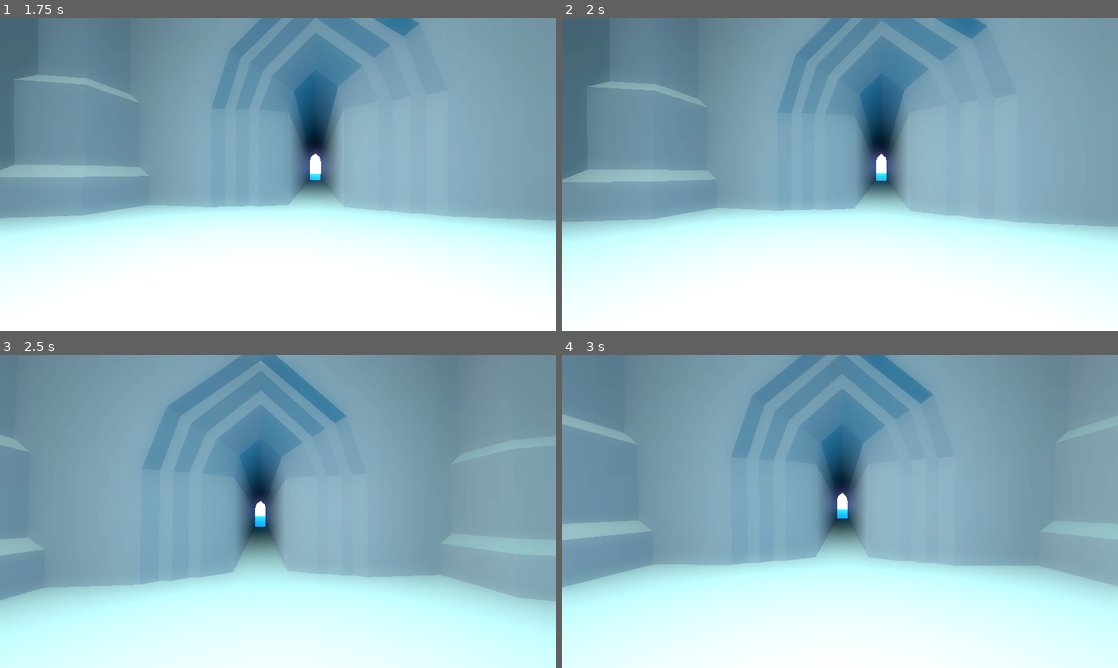
Above: before the commit, frames 1-4 (two rows, left to right).
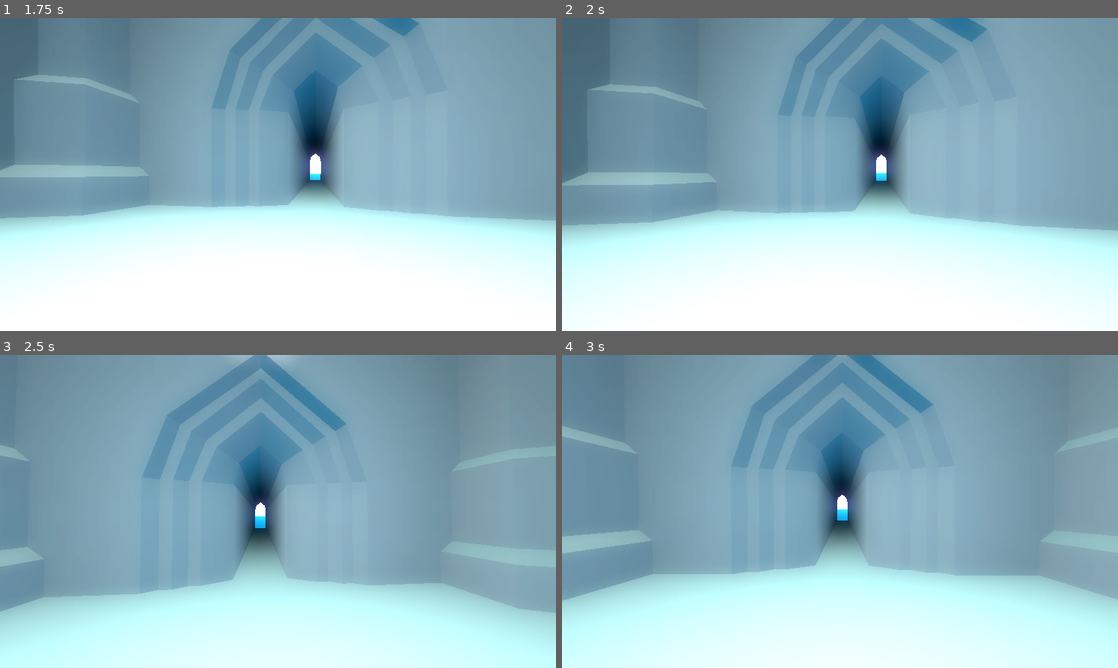
Above: after the commit, the same moments.

Repository: init-Sense/octant
Game: Godot game, scene res://scenes/level/octagon.tscn
Same seed, same stepped clock (60 frames per second), same inputs: the game is played once before the commit and once after it. A sky picture missing from this copy of the repository is replaced by a grey-blue gradient.
Inputs (mouse positions are in pixels of both pictures, inside the frame that each line leads up to):
- Up to frame 1 (1.75 s): move the mouse to (305, 174) at 0.52 s; hold Q (debug_crouch_up) from 0.53 s (still down); tap Space (jump) at 0.6, 0.77, 1.07, 1.52, 1.55 s; move the mouse to (250, 174) at 1.27 s; tap Shift (sprint) at 1.35 s
- Up to frame 2 (2 s): keep holding Q (debug_crouch_up); tap Space (jump) at 1.82 s
- Up to frame 3 (2.5 s): keep holding Q (debug_crouch_up); move the mouse to (289, 505) at 2.02 s; tap Space (jump) at 2.1 s
- Up to frame 4 (3 s): keep holding Q (debug_crouch_up); move the mouse to (834, 517) at 2.77 s; tap Shift (sprint) at 2.85 s

Frame 1 is identical in both runs. In frame 2, 2.5% of the frame differs, in the area x 0-100%, y 0-68%; in frame 3, 8.2%; in frame 4, 12%, in the area x 0-100%, y 0-82%.

Commit message:
feat: Added inertia again but more controllable. Added a bit of variation between jumps in order to make it more interesting

Diff:
--- a/scripts/player/jump.gd
+++ b/scripts/player/jump.gd
@@ -11,11 +11,19 @@
 const JUMPING_SPEED: float = 7.0
 const MIDAIR_CONTROL: float = 0.8
 const MOMENTUM_FACTOR: float = 0.6
+const MIN_MOMENTUM_SPEED: float = 0.3
+const MAX_MOMENTUM_SPEED: float = 2.0
+const MOMENTUM_REDUCTION_FACTOR: float = 0.6
+const JUMP_HEIGHT_VARIATION: float = 0.2
+const MOMENTUM_VARIATION: float = 0.15
 #endregion
 
 #region VARIABLES
 var is_jump_requested: bool = false
 var jump_momentum: Vector3 = Vector3.ZERO
+var horizontal_momentum: Vector2 = Vector2.ZERO
+var initial_speed: float = 0.0
+var rng = RandomNumberGenerator.new()
 #endregion
 
 #region SIGNALS
@@ -24,6 +32,9 @@
 #endregion
 
 #region LIFECYCLE
+func _ready() -> void:
+	rng.randomize()
+
 func _physics_process(delta: float) -> void:
 	handle_jump()
 	apply_midair_control(delta)
@@ -35,28 +46,55 @@
 func up() -> void:
 	if not player.is_jumping() and player.is_on_floor():
 		is_jump_requested = true
+		horizontal_momentum = Vector2(direction.velocity_vector.x, direction.velocity_vector.z)
+		initial_speed = horizontal_momentum.length()
 		emit_signal("jumped")
 
 func handle_jump() -> void:
 	if is_jump_requested and player.is_on_floor():
-		direction.velocity_vector.y = JUMPING_SPEED
-		jump_momentum = direction.velocity_vector * MOMENTUM_FACTOR
+		var jump_variation = 1.0 + rng.randf_range(-JUMP_HEIGHT_VARIATION, JUMP_HEIGHT_VARIATION)
+		direction.velocity_vector.y = JUMPING_SPEED * jump_variation
+
+		var momentum_variation = 1.0 + rng.randf_range(-MOMENTUM_VARIATION, MOMENTUM_VARIATION)
+		jump_momentum = direction.velocity_vector * MOMENTUM_FACTOR * momentum_variation
+
 		player.set_jumping()
 		is_jump_requested = false
 
 func apply_midair_control(delta: float) -> void:
 	if not player.is_on_floor():
-		var target_velocity = direction.target_velocity * MIDAIR_CONTROL
+		var input_dir = get_input_direction()
+		var target_velocity: Vector3
+
+		if input_dir.length() > 0.1:
+			target_velocity = direction.target_velocity * MIDAIR_CONTROL
+		else:
+			var momentum_speed = clamp(initial_speed, MIN_MOMENTUM_SPEED, MAX_MOMENTUM_SPEED)
+			var momentum_factor = inverse_lerp(MIN_MOMENTUM_SPEED, MAX_MOMENTUM_SPEED, momentum_speed)
+			var preserved_speed = lerp(MIN_MOMENTUM_SPEED, initial_speed, momentum_factor) * MOMENTUM_REDUCTION_FACTOR
+			target_velocity = Vector3(horizontal_momentum.x, 0, horizontal_momentum.y).normalized() * preserved_speed
+
 		direction.velocity_vector.x = move_toward(direction.velocity_vector.x, target_velocity.x, motion.DECELERATION * delta)
 		direction.velocity_vector.z = move_toward(direction.velocity_vector.z, target_velocity.z, motion.DECELERATION * delta)
 
 func apply_momentum(delta: float) -> void:
 	if not player.is_on_floor():
-		direction.velocity_vector = direction.velocity_vector.lerp(jump_momentum, MOMENTUM_FACTOR * delta)
+		var reduced_momentum = jump_momentum * MOMENTUM_REDUCTION_FACTOR
+		direction.velocity_vector = direction.velocity_vector.lerp(reduced_momentum, MOMENTUM_FACTOR * delta)
 
 func ground_check() -> void:
 	if player.is_jumping() and player.is_on_floor() and direction.velocity_vector.y <= 0:
 		player.set_no_action()
 		jump_momentum = Vector3.ZERO
+		horizontal_momentum = Vector2.ZERO
+		initial_speed = 0.0
 		emit_signal("landed")
 #endregion
+
+#region UTILS
+func get_input_direction() -> Vector2:
+	return Vector2(
+		Input.get_action_strength("move_right") - Input.get_action_strength("move_left"),
+		Input.get_action_strength("move_backward") - Input.get_action_strength("move_forward")
+	).normalized()
+#endregion
